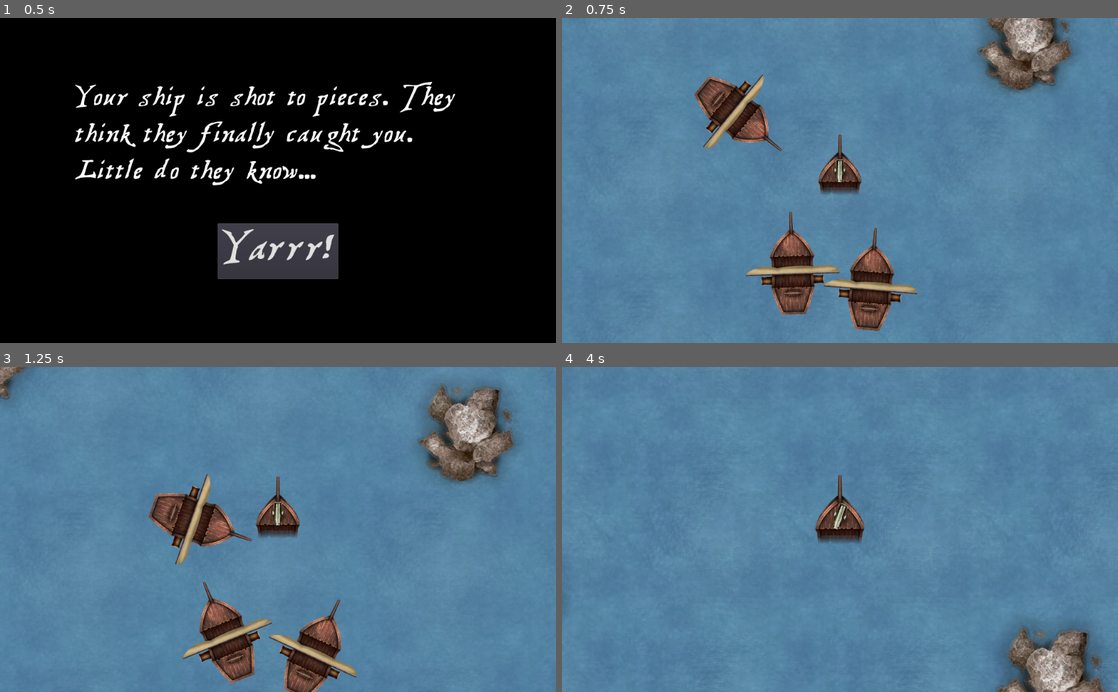
Above: before the commit, frames 1-4 (two rows, left to right).
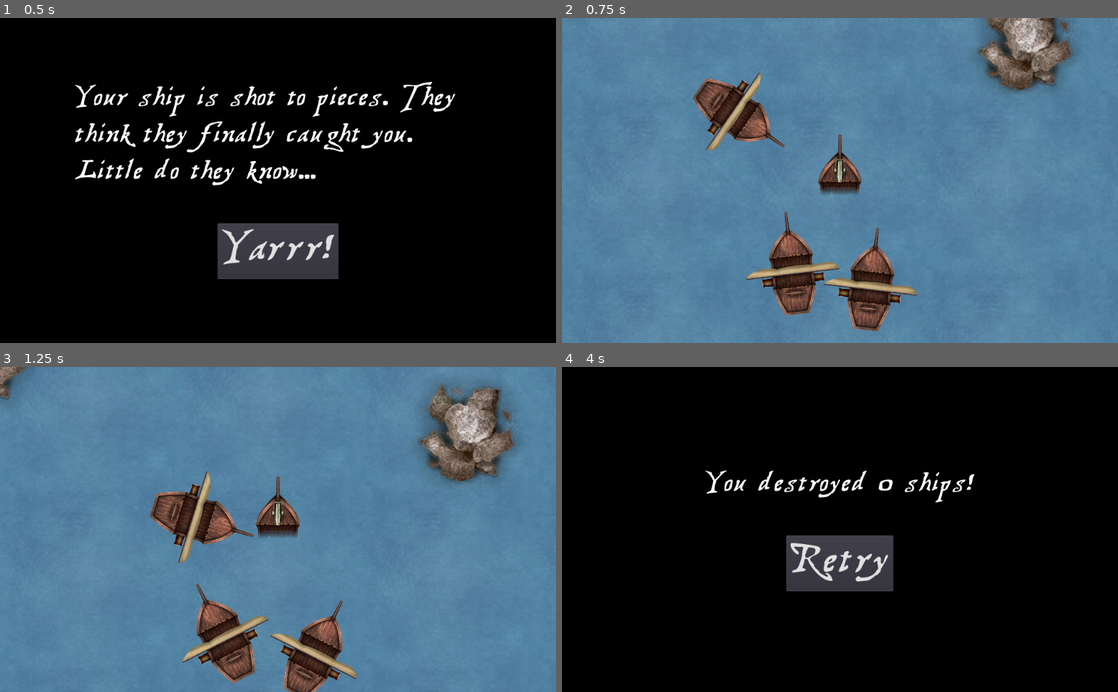
Above: after the commit, the same moments.

Repository: HedgeLizards/grappling
Game: Godot game, scene res://scenes/Menu.tscn
The game is run twice, just before and just after one commit, with the same random seed, the same clock (stepped at 60 frames per second) and the same inputs.
Inputs (mouse positions are in pixels of both pictures, inside the frame that each line leads up to):
- Up to frame 1 (0.5 s): no input
- Up to frame 2 (0.75 s): click "Yarrr!" at 0.5 s
- Up to frame 3 (1.25 s): no input
- Up to frame 4 (4 s): move the mouse to (962, 513) at 1.27 s; tap H (hunt) at 1.35, 2.1, 3.05, 3.6 s; click (962, 513) at 1.42 s; move the mouse to (728, 545) at 2.02 s; click (728, 545) at 2.17 s; move the mouse to (895, 458) at 2.77 s; tap I (idle) at 2.85 s; click (895, 458) at 2.92 s; move the mouse to (812, 594) at 3.52 s; click (812, 594) at 3.67 s

Frame 1 is identical in both runs. In frame 2, 2.9% of the frame differs, in the area x 23-64%, y 16-97%; in frame 3, 3.1%; in frame 4, 100%, in the area x 0-100%, y 0-100%.

Commit message:
cannon shots

Diff:
--- a/scenes/Ship.tscn
+++ b/scenes/Ship.tscn
@@ -26,4 +26,10 @@
 [node name="Cannon" type="AudioStreamPlayer2D" parent="."]
 stream = ExtResource( 3 )
 
+[node name="GunBarrelRight" type="Node2D" parent="."]
+position = Vector2( 90, 50 )
+
+[node name="GunBarrelLeft" type="Node2D" parent="."]
+position = Vector2( -90, 50 )
+
 [connection signal="timeout" from="AITime" to="." method="_on_AITime_timeout"]
--- /dev/null
+++ b/scenes/Shot.tscn
@@ -0,0 +1,34 @@
+[gd_scene load_steps=17 format=2]
+
+[ext_resource path="res://assets/effects/cannonshot02.png" type="Texture" id=1]
+[ext_resource path="res://assets/effects/cannonshot13.png" type="Texture" id=2]
+[ext_resource path="res://assets/effects/cannonshot10.png" type="Texture" id=4]
+[ext_resource path="res://assets/effects/cannonshot04.png" type="Texture" id=5]
+[ext_resource path="res://scripts/Shot.gd" type="Script" id=6]
+[ext_resource path="res://assets/effects/cannonshot01.png" type="Texture" id=7]
+[ext_resource path="res://assets/effects/cannonshot07.png" type="Texture" id=8]
+[ext_resource path="res://assets/effects/cannonshot12.png" type="Texture" id=9]
+[ext_resource path="res://assets/effects/cannonshot00.png" type="Texture" id=10]
+[ext_resource path="res://assets/effects/cannonshot11.png" type="Texture" id=11]
+[ext_resource path="res://assets/effects/cannonshot08.png" type="Texture" id=12]
+[ext_resource path="res://assets/effects/cannonshot09.png" type="Texture" id=13]
+[ext_resource path="res://assets/effects/cannonshot05.png" type="Texture" id=14]
+[ext_resource path="res://assets/effects/cannonshot03.png" type="Texture" id=15]
+[ext_resource path="res://assets/effects/cannonshot06.png" type="Texture" id=16]
+
+[sub_resource type="SpriteFrames" id=1]
+animations = [ {
+"frames": [ ExtResource( 10 ), ExtResource( 7 ), ExtResource( 1 ), ExtResource( 15 ), ExtResource( 5 ), ExtResource( 14 ), ExtResource( 16 ), ExtResource( 8 ), ExtResource( 12 ), ExtResource( 13 ), ExtResource( 4 ), ExtResource( 11 ), ExtResource( 9 ), ExtResource( 2 ) ],
+"loop": true,
+"name": "default",
+"speed": 12.0
+} ]
+
+[node name="Shot" type="Node2D"]
+script = ExtResource( 6 )
+
+[node name="Explosion" type="AnimatedSprite" parent="."]
+position = Vector2( 0, -60 )
+frames = SubResource( 1 )
+
+[connection signal="animation_finished" from="Explosion" to="." method="_on_Explosion_animation_finished"]
--- a/scripts/Ship.gd
+++ b/scripts/Ship.gd
@@ -5,11 +5,12 @@
 var drot = 0.3;
 var hunting = true;
 var hunt_rotation = 0.7
-var hunt_aim = 0.1
-var shoot_range = 800
+var hunt_aim = 0.3
+var shoot_range = 1200
 var shoot_cooldown = 0
+var max_cooldown = 1
 
-const Bullet = preload("res://scenes/Bullet.tscn")
+const Shot = preload("res://scenes/Shot.tscn")
 const Wreck = preload("res://scenes/Wreck.tscn")
 
 func rad_gt(a, b):
@@ -35,6 +36,7 @@
 
 
 func _physics_process(delta):
+	ai()
 	shoot_cooldown -= delta
 	if Input.is_action_just_pressed("hunt"):
 		hunting = true
@@ -54,13 +56,18 @@
 func shoot(angle):
 
 	#for i in range(-1, 2):
-	var bullet = Bullet.instance()
-	bullet.global_transform = global_transform
-	bullet.rotation += angle
-	get_node("/root/Main").add_child(bullet)
+	var shot = Shot.instance()
+	shot.rotation = angle
+	if rad_gt(angle, 0):
+		$GunBarrelRight.add_child(shot)
+	else:
+		$GunBarrelLeft.add_child(shot)
 	$Cannon.play()
 
 func _on_AITime_timeout():
+	pass
+
+func ai():
 	var possible_dangers = $DangerZone.get_overlapping_bodies()
 	var balance = 0
 	for body in possible_dangers:
@@ -90,11 +97,12 @@
 			drot = turn_towards(player_dir - desired_angle, hunt_aim) * hunt_rotation
 			if abs(rad_sub(desired_angle, player_dir)) < 0.1 and shoot_cooldown <= 0:
 				shoot(desired_angle)
-				shoot_cooldown = 2
+				shoot_cooldown = max_cooldown
 		else:
 			drot = turn_towards(player_dir, hunt_aim) * hunt_rotation
 	else:
 		drot = 0#rand_range(-0.3, 0.3)
+		shoot(PI/2)
 
 func die():
 	var wreck = Wreck.instance()
--- /dev/null
+++ b/scripts/Shot.gd
@@ -0,0 +1,17 @@
+extends Node2D
+
+
+
+const Bullet = preload("res://scenes/Bullet.tscn")
+
+# Called when the node enters the scene tree for the first time.
+func _ready():
+	$Explosion.play("default")
+	var bullet = Bullet.instance()
+	bullet.global_transform = global_transform
+	get_node("/root/Main").add_child(bullet)
+
+
+func _on_Explosion_animation_finished():
+	$Explosion.stop()
+	queue_free()
